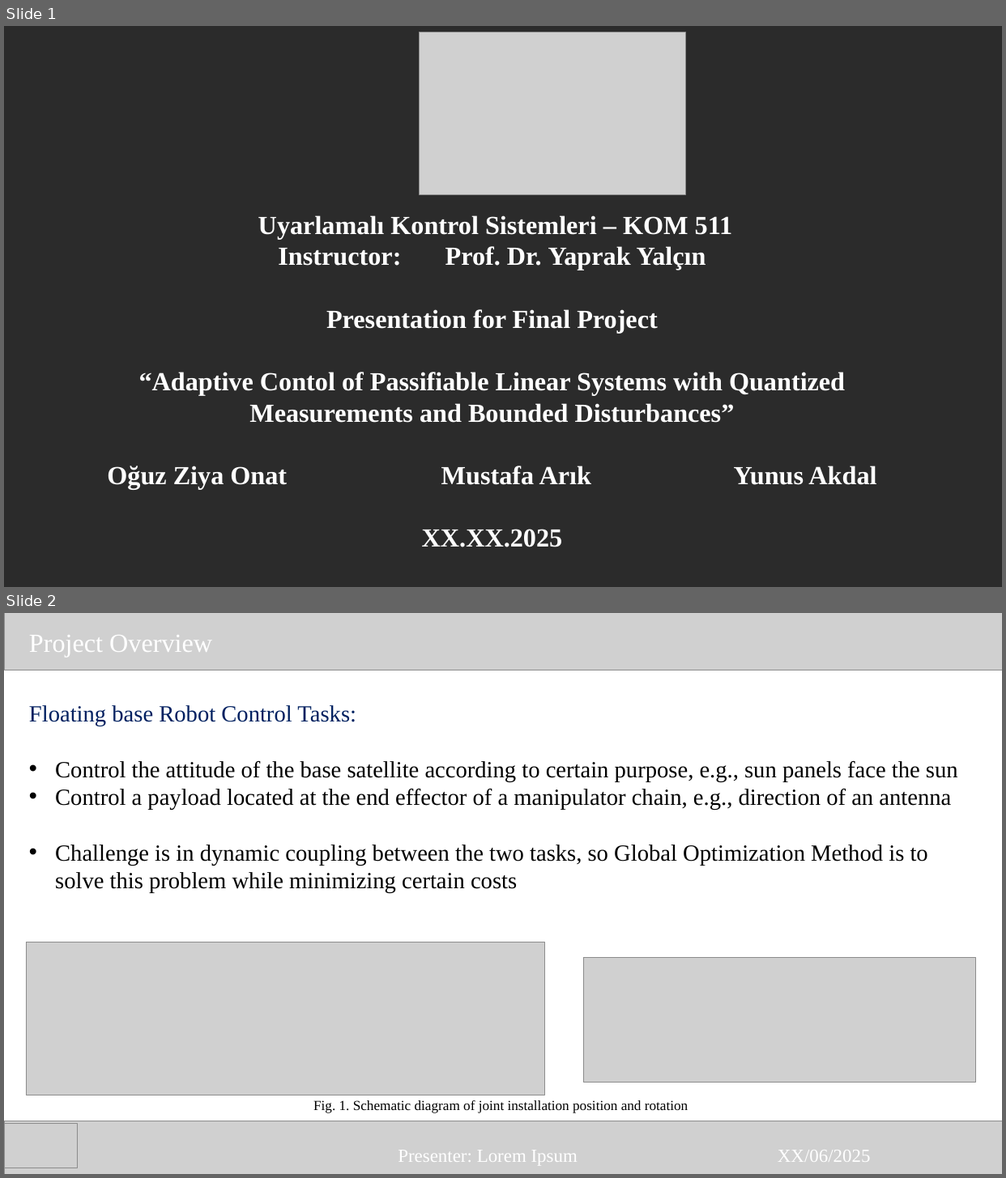
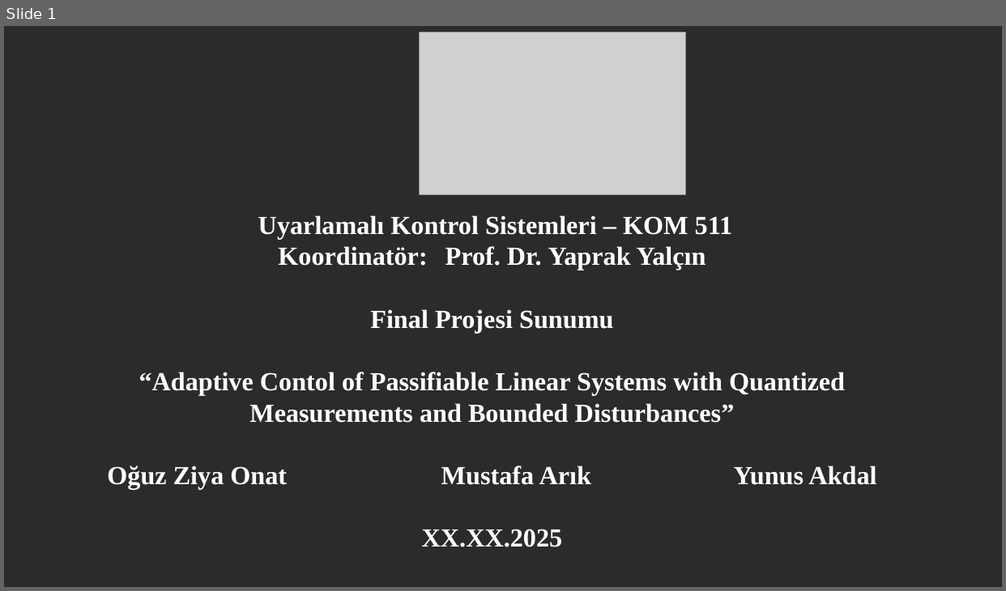
Before and after one commit to MrSkyGodz/KOM-511-Adaptive-Control, a slide deck: FinalProject/presentation_v0.pptx. Shown one above the other, each under a label of ours: slides 1 and 2 before the commit, slide 1 after it. The pictures are 1006x1178 and 1006x591 pixels, drawn with LibreOffice and Linux fonts; fonts in the diff are those of the drawing; grey boxes stand for pictures; background and template pictures are left out; a plain dark background stands for a picture behind light text. Boxes give left, top, right and bottom in pixels: in the first picture for what was removed or moved away, otherwise in the second. Text is boxed around its words. In the diff, an @@ line names an element or a change of style, - is before the commit and + after.

```diff
--- a/FinalProject/presentation_v0.pptx
+++ b/FinalProject/presentation_v0.pptx
@@ slide 2 removed at bbox=[4, 613, 1002, 1174], background #FFFFFF @@
@@ picture removed at bbox=[4, 613, 1002, 671] @@
@@ text removed at bbox=[29, 635, 212, 657] @@
-  Project Overview
@@ text removed at bbox=[29, 705, 958, 893] @@
-  Floating base Robot Control Tasks:
-  • Control the attitude of the base satellite according to certain purpose, e.g., sun panels face the sun
-  • Control a payload located at the end effector of a manipulator chain, e.g., direction of an antenna
-  • Challenge is in dynamic coupling between the two tasks, so Global Optimization Method is to solve this problem while minimizing certain costs
@@ picture removed at bbox=[26, 942, 545, 1095] @@
@@ picture removed at bbox=[583, 957, 976, 1082] @@
@@ picture removed at bbox=[4, 1121, 1002, 1174] @@
@@ text removed at bbox=[313, 1101, 688, 1114] @@
-Fig. 1. Schematic diagram of joint installation position and rotation
@@ picture removed at bbox=[4, 1123, 78, 1169] @@
@@ text removed at bbox=[398, 1150, 577, 1166] @@
-Presenter: Lorem Ipsum
@@ text removed at bbox=[778, 1150, 871, 1162] @@
-XX/06/2025
@@ slide 1 changed as well @@
@@ text at bbox=[278, 246, 706, 333]: text changed @@
-Instructor: Prof. Dr. Yaprak Yalçın
-Presentation for Final Project
+Koordinatör: Prof. Dr. Yaprak Yalçın
+Final Projesi Sunumu
```
Also in this commit, not shown: 6 other slides changed, 4 slides added.
